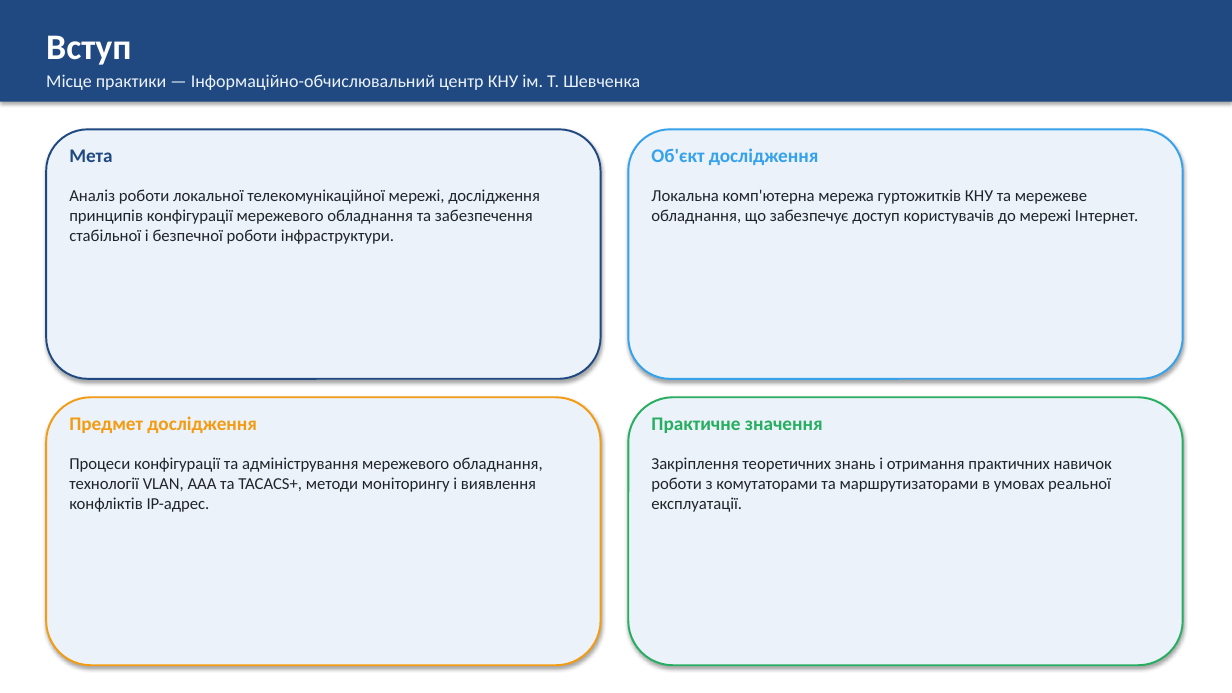
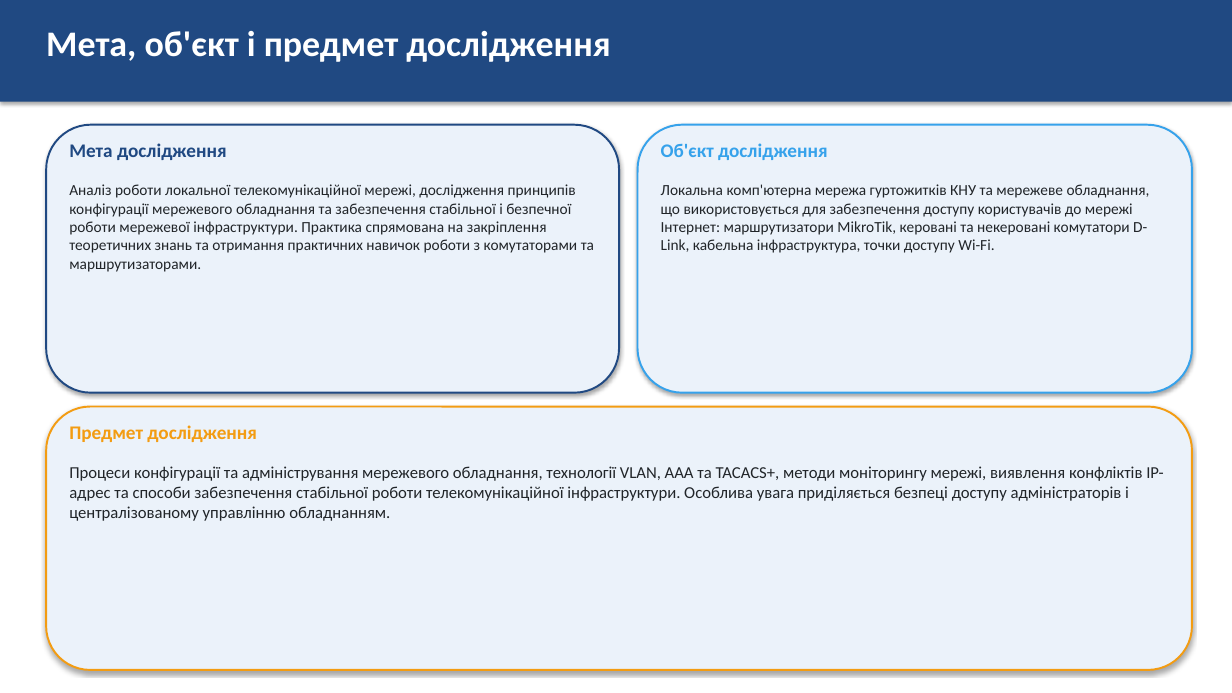
Before and after one commit to luasha67/luasha2532627627, a slide deck: slide 3 of Презентація_звіт_з_практики.pptx (slide 2 before the commit). Drawn at 1232x693 pixels with LibreOffice and Linux fonts; fonts in the diff are those of the drawing. Boxes give left, top, right and bottom in pixels: in the first picture for what was removed or moved away, otherwise in the second. Text is boxed around its words. In the diff, an @@ line names an element or a change of style, - is before the commit and + after.

```diff
--- a/Презентація_звіт_з_практики.pptx
+++ b/Презентація_звіт_з_практики.pptx
@@ text at (46,31,610,62): text changed @@
-Вступ
+Мета, об'єкт і предмет дослідження
@@ text removed at (46,74,640,90) @@
-Місце практики — Інформаційно-обчислювальний центр КНУ ім. Т. Шевченка
@@ rounded rectangle: place and size @@
-rounded rectangle at (46,129,601,379)
+rounded rectangle at (46,125,619,393)
@@ text at (69,143,227,160): text changed @@
-Мета
+Мета дослідження
@@ rounded rectangle: place and size @@
-rounded rectangle at (628,129,1183,379)
+rounded rectangle at (638,125,1192,393)
@@ text "Об'єкт дослідження": place and size @@
-text "Об'єкт дослідження" at (651,148,819,165)
+text "Об'єкт дослідження" at (661,143,828,160)
@@ text at (69,184,594,272): text changed; size 13 to 12 pt @@
-Аналіз роботи локальної телекомунікаційної мережі, дослідження принципів конфігурації мережевого обладнання та забезпечення стабільної і безпечної роботи інфраструктури.
+Аналіз роботи локальної телекомунікаційної мережі, дослідження принципів конфігурації мережевого обладнання та забезпечення стабільної і безпечної роботи мережевої інфраструктури. Практика спрямована на закріплення теоретичних знань та отримання практичних навичок роботи з комутаторами та маршрутизаторами.
@@ text at (661,184,1150,253): text changed; size 13 to 12 pt @@
-Локальна комп'ютерна мережа гуртожитків КНУ та мережеве обладнання, що забезпечує доступ користувачів до мережі Інтернет.
+Локальна комп'ютерна мережа гуртожитків КНУ та мережеве обладнання, що використовується для забезпечення доступу користувачів до мережі Інтернет: маршрутизатори MikroTik, керовані та некеровані комутатори D-Link, кабельна інфраструктура, точки доступу Wi-Fi.
@@ rounded rectangle: place and size @@
-rounded rectangle at (46,397,601,665)
+rounded rectangle at (46,407,1192,670)
@@ rounded rectangle removed at (628,397,1183,665) @@
@@ text removed at (651,417,823,433) @@
-Практичне значення
@@ text "Предмет дослідження": place and size @@
-text "Предмет дослідження" at (69,416,257,433)
+text "Предмет дослідження" at (69,425,257,442)
@@ text at (69,466,1163,521): text changed @@
-Процеси конфігурації та адміністрування мережевого обладнання, технології VLAN, AAA та TACACS+, методи моніторингу і виявлення конфліктів IP-адрес.
+Процеси конфігурації та адміністрування мережевого обладнання, технології VLAN, AAA та TACACS+, методи моніторингу мережі, виявлення конфліктів IP-адрес та способи забезпечення стабільної роботи телекомунікаційної інфраструктури. Особлива увага приділяється безпеці доступу адміністраторів і централізованому управлінню обладнанням.
@@ text removed at (651,457,1112,512) @@
-Закріплення теоретичних знань і отримання практичних навичок роботи з комутаторами та маршрутизаторами в умовах реальної експлуатації.
```
Also in this commit, not shown: 7 other slides changed, 2 slides added, 2 slides removed.
